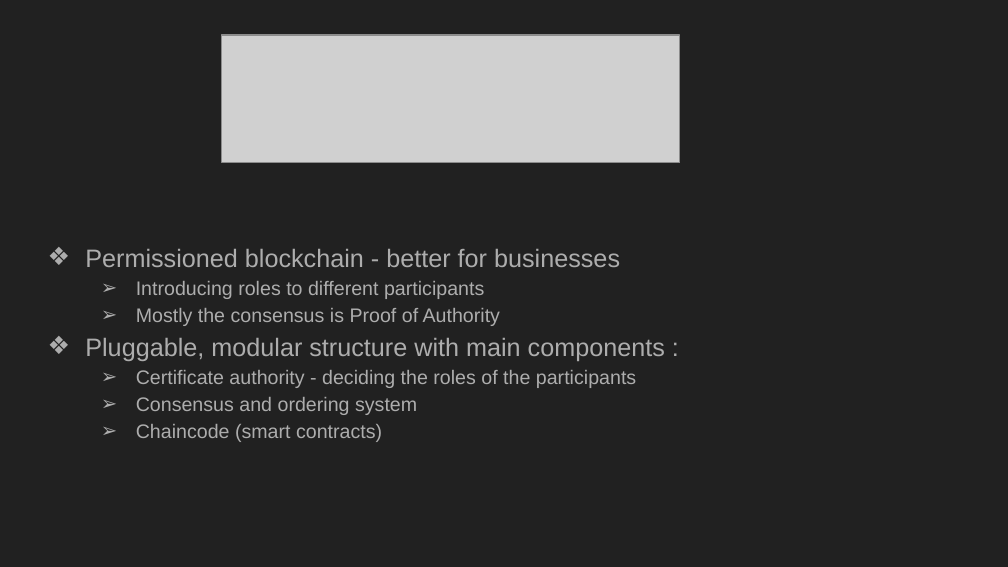
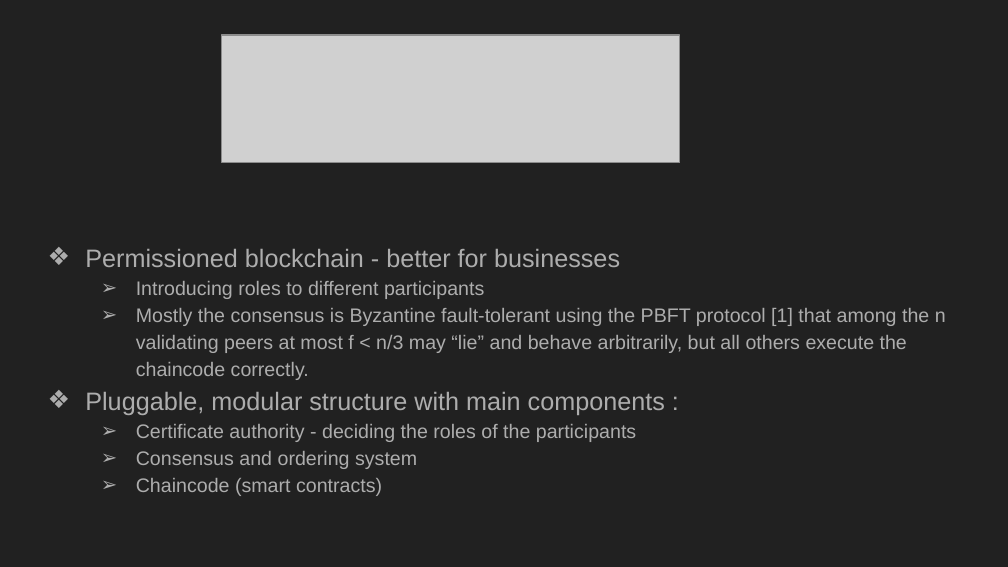
Before and after one commit to xxLestadxx/FabricPresentation2019Feb, a slide deck: slide 2 of Hyperledger Fabric and Composer.pptx. Drawn at 1008x567 pixels with LibreOffice and Linux fonts; fonts in the diff are those of the drawing; grey boxes stand for pictures. Boxes give left, top, right and bottom in pixels: in the first picture for what was removed or moved away, otherwise in the second. Text is boxed around its words. In the diff, an @@ line names an element or a change of style, - is before the commit and + after.

```diff
--- a/Hyperledger Fabric and Composer.pptx
+++ b/Hyperledger Fabric and Composer.pptx
@@ text at <box>136,308,946,380</box>: text changed @@
-  ➢ Mostly the consensus is Proof of Authority
+  ➢ Mostly the consensus is Byzantine fault-tolerant using the PBFT protocol [1] that among the n validating peers at most f < n/3 may “lie” and behave arbitrarily, but all others execute the chaincode correctly.
```
Also in this commit, not shown: 1 other slide changed, 1 slide added, 1 other file.
